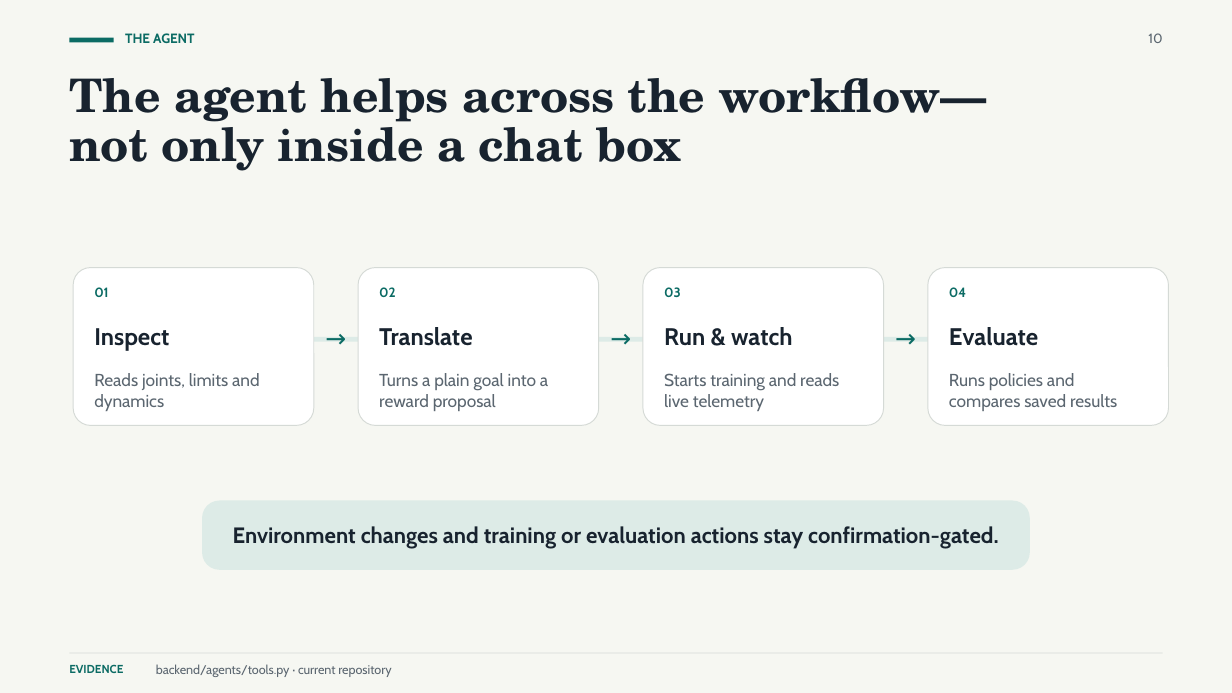
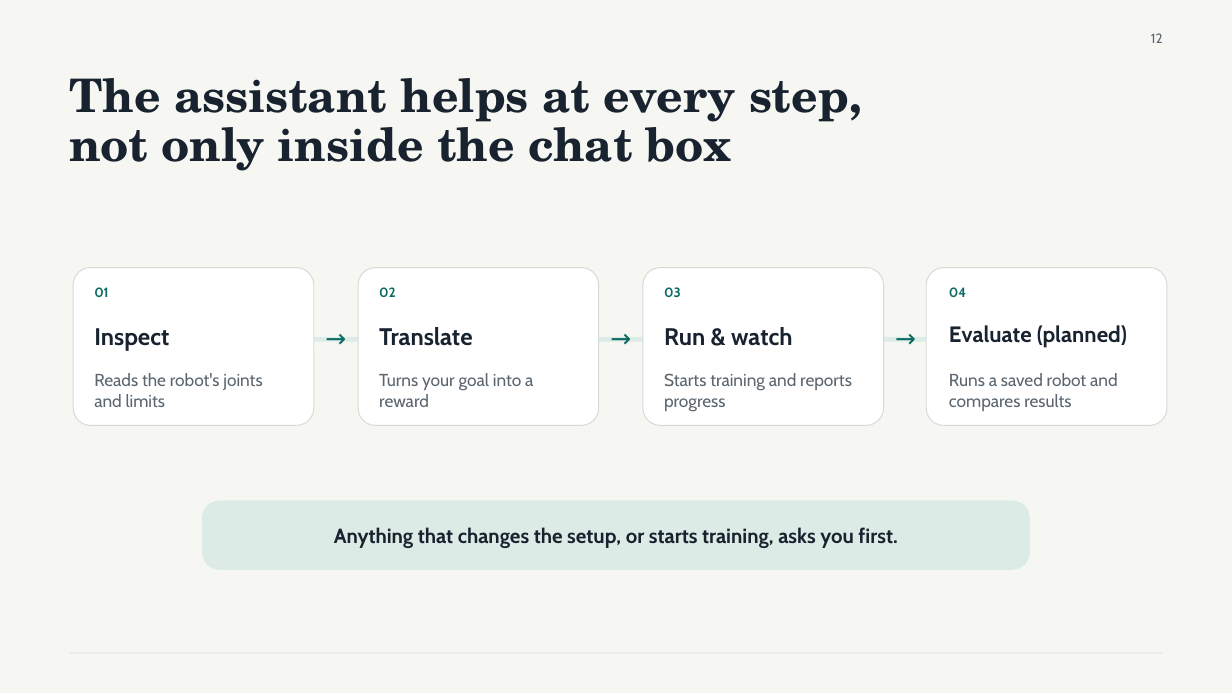
Before and after one commit to shivam675/rl-training-ground, a slide deck: slide 12 of EasyRTG_Final_Submission_Shivam_Chavan.pptx (slide 10 before the commit). Drawn at 1232x693 pixels with LibreOffice and Linux fonts; fonts in the diff are those of the drawing. Boxes give left, top, right and bottom in pixels: in the first picture for what was removed or moved away, otherwise in the second. Text is boxed around its words. In the diff, an @@ line names an element or a change of style, - is before the commit and + after.

```diff
--- a/EasyRTG_Final_Submission_Shivam_Chavan.pptx
+++ b/EasyRTG_Final_Submission_Shivam_Chavan.pptx
@@ rectangle removed at (69,38,114,43) @@
@@ text removed at (125,33,195,43) @@
-THE AGENT
@@ text at (1151,33,1163,43): text changed @@
-10
+12
@@ text at (69,78,862,171): text changed @@
-The agent helps across the workflow—
-not only inside a chat box
+The assistant helps at every step,
+not only inside the chat box
@@ text at (949,325,1127,348): text changed; size 18.8 to 17.3 pt @@
-Evaluate
+Evaluate (planned)
@@ text at (94,373,262,407): text changed @@
-Reads joints, limits and dynamics
+Reads the robot's joints and limits
@@ text at (379,373,533,407): text changed @@
-Turns a plain goal into a reward proposal
+Turns your goal into a reward
@@ text at (664,373,852,411): text changed @@
-Starts training and reads live telemetry
+Starts training and reports progress
@@ text at (949,373,1118,411): text changed @@
-Runs policies and compares saved results
+Runs a saved robot and compares results
@@ text at (334,527,897,548): text changed; size 17.2 to 16 pt @@
-Environment changes and training or evaluation actions stay confirmation-gated.
+Anything that changes the setup, or starts training, asks you first.
@@ text removed at (69,664,123,673) @@
-EVIDENCE
@@ text removed at (156,664,391,677) @@
-backend/agents/tools.py · current repository
```
Also in this commit, not shown: 9 other slides changed, 23 slides added, 3 slides removed, 43 other files.
